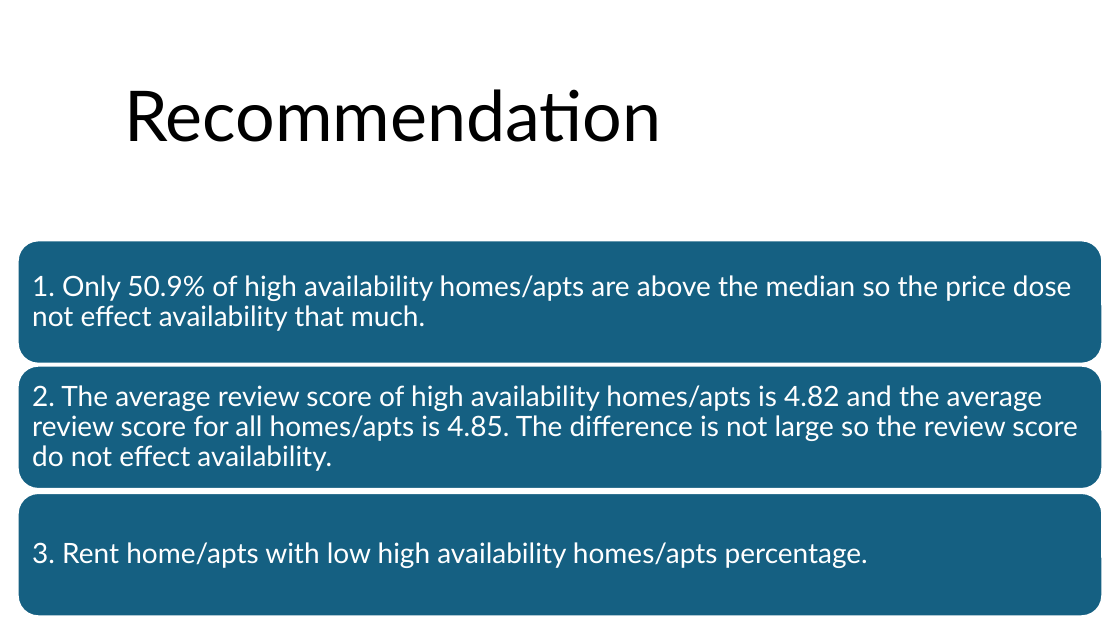
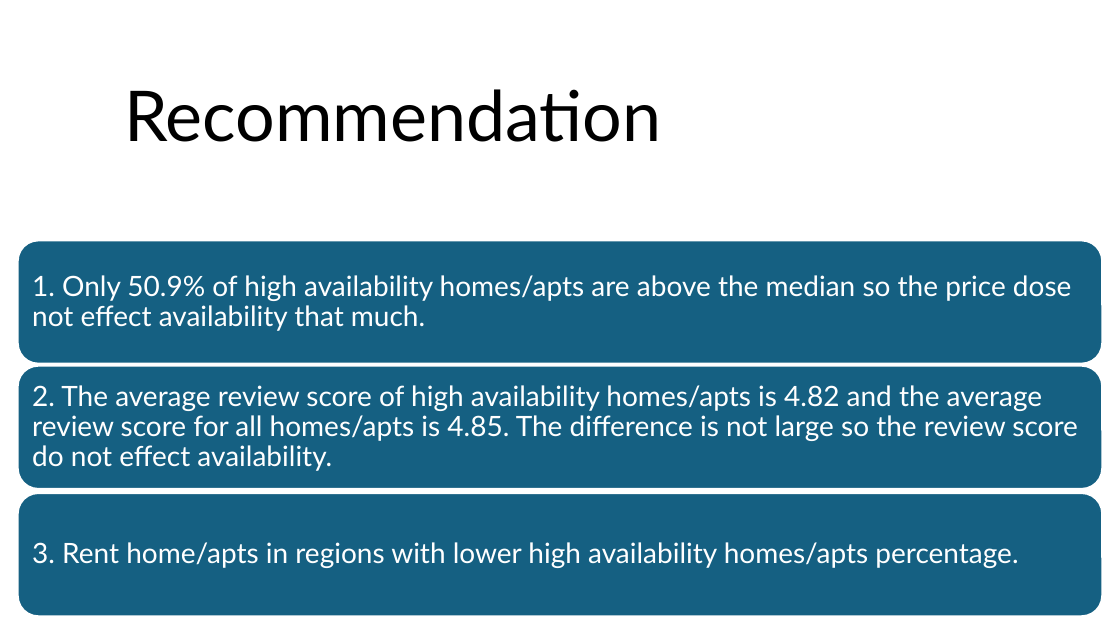
Before and after one commit to 0Murtadha/test-git, a slide deck: slide 4 of New Zealand airbnb dataset.pptx. Drawn at 1120x630 pixels with LibreOffice and Linux fonts; fonts in the diff are those of the drawing. Boxes give left, top, right and bottom in pixels: in the first picture for what was removed or moved away, otherwise in the second. Text is boxed around its words. In the diff, an @@ line names an element or a change of style, - is before the commit and + after.

```diff
--- a/New Zealand airbnb dataset.pptx
+++ b/New Zealand airbnb dataset.pptx
@@ text at <box>32,542,1018,568</box>: text changed @@
-3. Rent home/apts with low high availability homes/apts percentage.
+3. Rent home/apts in regions with lower high availability homes/apts percentage.
```
Also in this commit, not shown: 1 other file.
